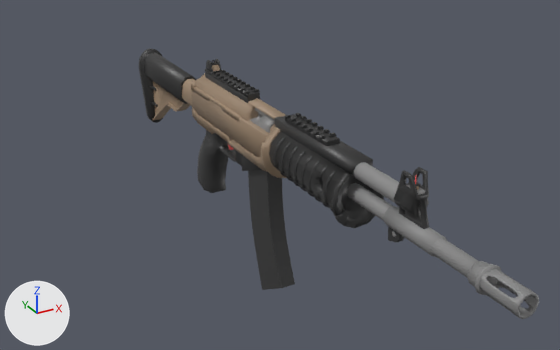
The OBJ model resources/maps/galil.obj as it was, and as the next commit left it.
The view is the same before and after, from a 50 mm lens placed at (-2.4, -3.71, 1.61), pointed at (-0.6, -0.43, -0.03). Lighting does not change. The marker at lower left points along +X, +Y and +Z. Where no turn or scale is listed for an object, it has been applied to the vertices.

Objects in the first picture: 'chargeur_galil_ar.136', 'poignee_galil_ar.026'.
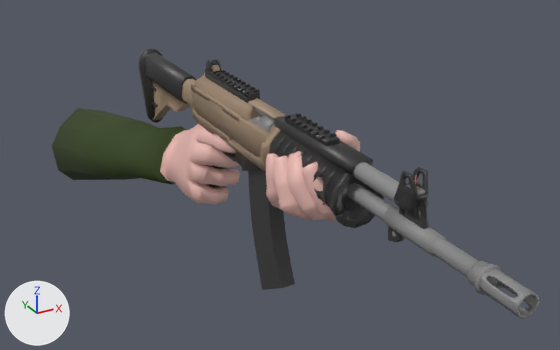
The newer file is also turned or shifted as a whole; pictures and numbers use the older file's frame.

Edits to the bpy script that builds the scene:
```text
Add mat_default_obj:
    mat_default_obj = principled_material('Default_OBJ')
    mat_default_obj.base_color = (0.0306, 0.0536, 0.00773)  # dark green #314115
    mat_default_obj.roughness = 0.853
Add mat_material_006:
    mat_material_006 = principled_material('Material.006')
    mat_material_006.base_color = (0.839, 0.503, 0.456)  # pink #ecbcb4
    mat_material_006.roughness = 0.526
Add me_armmesh_mesh:
    me_armmesh_mesh.from_pydata(...)  # 636 vertices, 1264 faces; spans x -1.43..0.05, y -2.01..0.81, z -0.98..0.09
    me_armmesh_mesh.polygons.foreach_set('use_smooth', [True] * 1264)
    # faces by material slot: [1091, 173]
    me_armmesh_mesh.materials.append(mat_material_006)  # pink #ecbcb4
    me_armmesh_mesh.materials.append(mat_default_obj)  # dark green #314115
Add ob_armmesh_mesh:
    ob_armmesh_mesh = bpy.data.objects.new('armmesh_Mesh', me_armmesh_mesh)
    ob_armmesh_mesh.location = (0.044, 0.691, 0.38)
```

Location of each change, (x1, y1, x2, y2) in pixels of the pictures (560 x 350 px):
'armmesh_Mesh', added: after (52, 108, 360, 222)
    faces in mat_material_006 (pink #ecbcb4): (160, 124, 360, 222)
    faces in mat_default_obj (dark green #314115): (52, 108, 186, 185)
